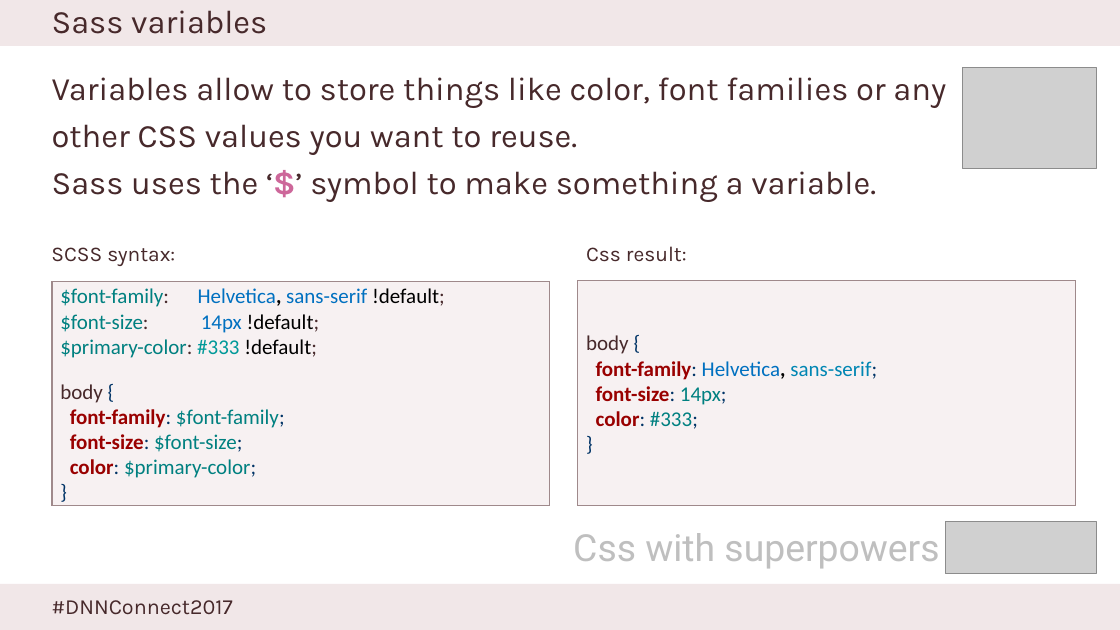
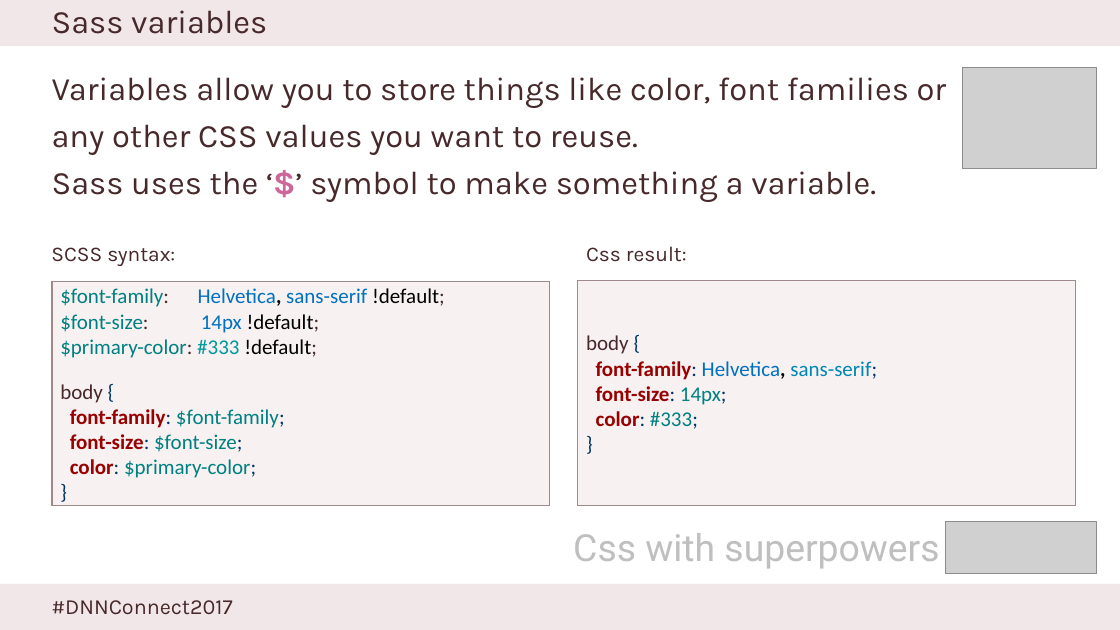
Before and after one commit to dnnconsulting/DnnC.Dnn-Connect-2017-Sass-Theme, a slide deck: slide 10 of Presentation/Simple theme creation using Sass.pptx (slide 9 before the commit). Drawn at 1120x630 pixels with LibreOffice and Linux fonts; fonts in the diff are those of the drawing; grey boxes stand for pictures; background and template pictures are left out. Boxes give left, top, right and bottom in pixels: in the first picture for what was removed or moved away, otherwise in the second. Text is boxed around its words. In the diff, an @@ line names an element or a change of style, - is before the commit and + after.

Commit message:
27-05-2017

```diff
--- a/Presentation/Simple theme creation using Sass.pptx
+++ b/Presentation/Simple theme creation using Sass.pptx
@@ text at (52,77,947,155): text changed @@
-Variables allow to store things like color, font families or any
-other CSS values you want to reuse.
+Variables allow you to store things like color, font families or
+any other CSS values you want to reuse.
```
Also in this commit, not shown: 5 other slides changed, 1 slide added.
